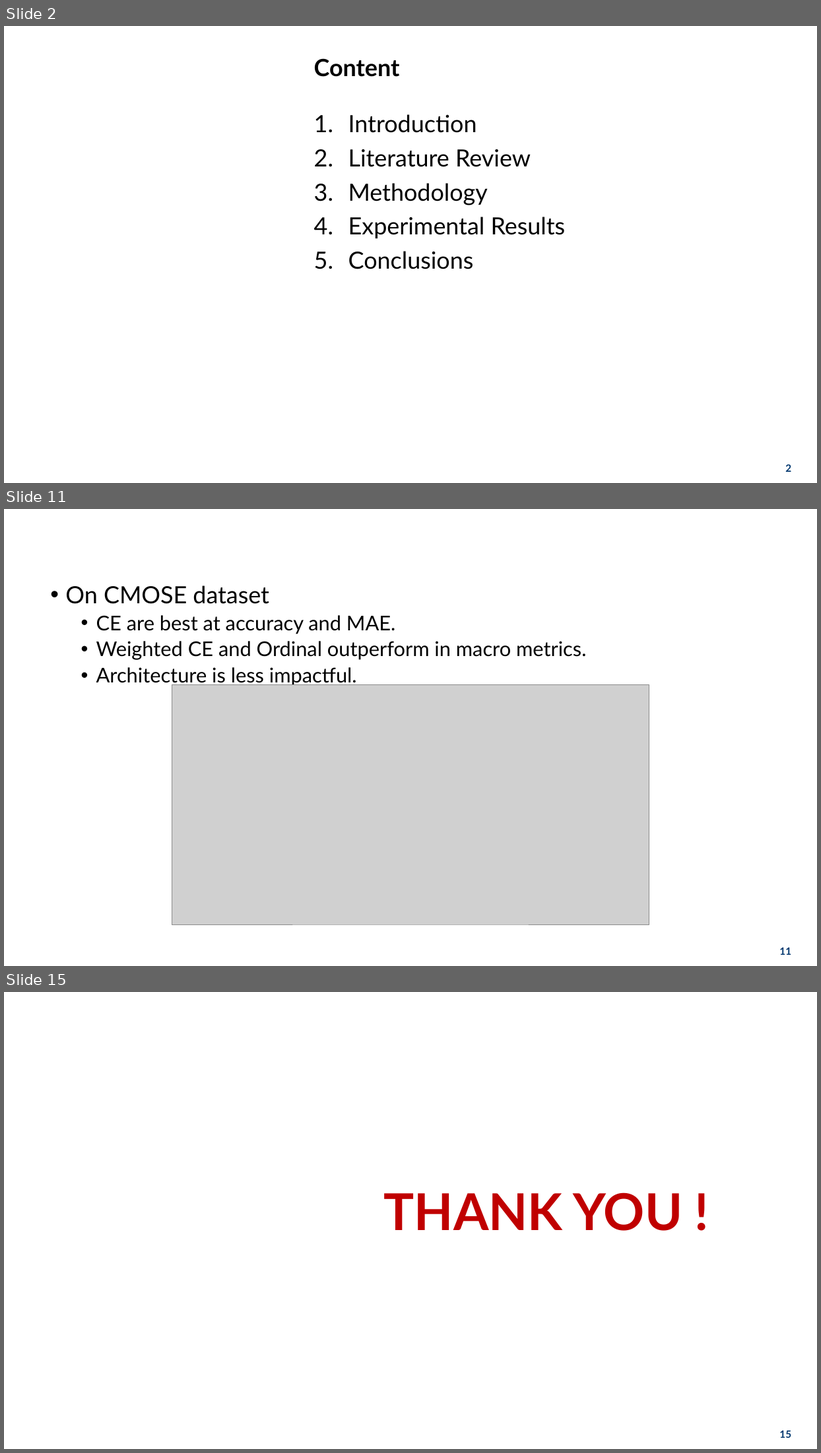
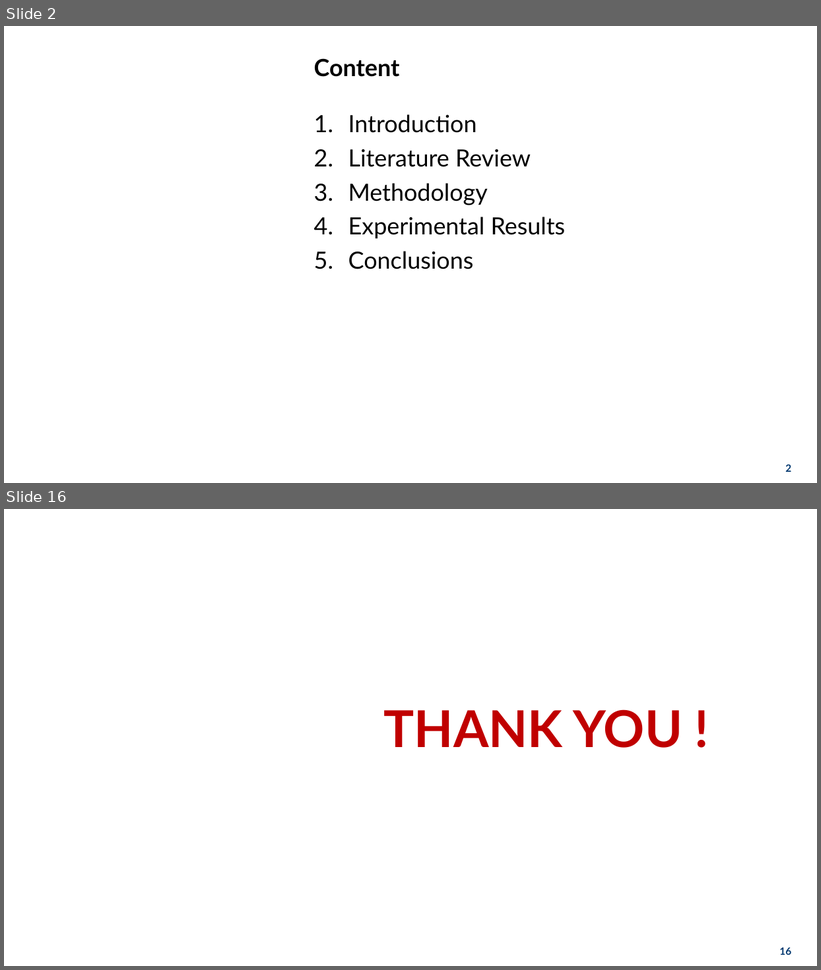
Before and after one commit to hoa2004st/CNN-in-CMOSE, a slide deck: documents/presentation/thesis.pptx. Shown one above the other, each under a label of ours: slides 2, 11 and 15 before the commit, slides 2 and 16 after it; the slides between them are not shown. The pictures are 821x1453 and 821x970 pixels, drawn with LibreOffice and Linux fonts; fonts in the diff are those of the drawing; grey boxes stand for pictures; background and template pictures are left out. Boxes give left, top, right and bottom in pixels: in the first picture for what was removed or moved away, otherwise in the second. Text is boxed around its words. In the diff, an @@ line names an element or a change of style, - is before the commit and + after.

```diff
--- a/documents/presentation/thesis.pptx
+++ b/documents/presentation/thesis.pptx
@@ slide 11 removed at box(4, 509, 817, 966), background picture (left out) @@
@@ title removed at box(26, 516, 795, 545) @@
-7. Result
@@ text removed at box(65, 586, 586, 687) @@
-• On CMOSE dataset
-  • CE are best at accuracy and MAE.
-  • Weighted CE and Ordinal outperform in macro metrics.
-  • Architecture is less impactful.
@@ picture removed at box(172, 685, 649, 924) @@
@@ page number removed at box(780, 948, 791, 955) @@
-11
@@ what was slide 15 is now slide 16 @@
@@ page number at box(780, 948, 791, 955): text changed @@
-15
+16
```
Also in this commit, not shown: 3 slides changed, 11 slides added, 9 other slides removed, 34 other files.
